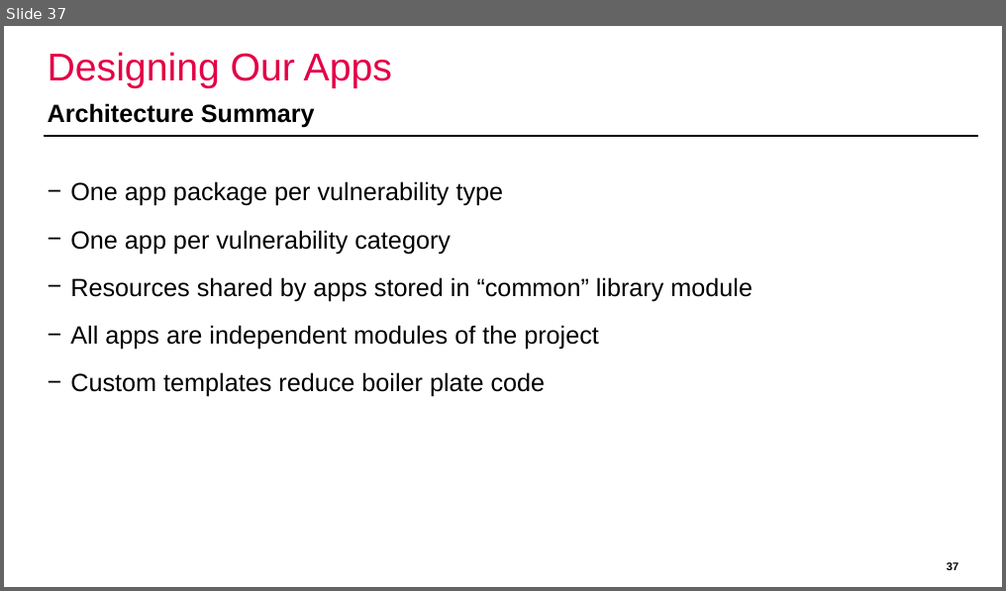
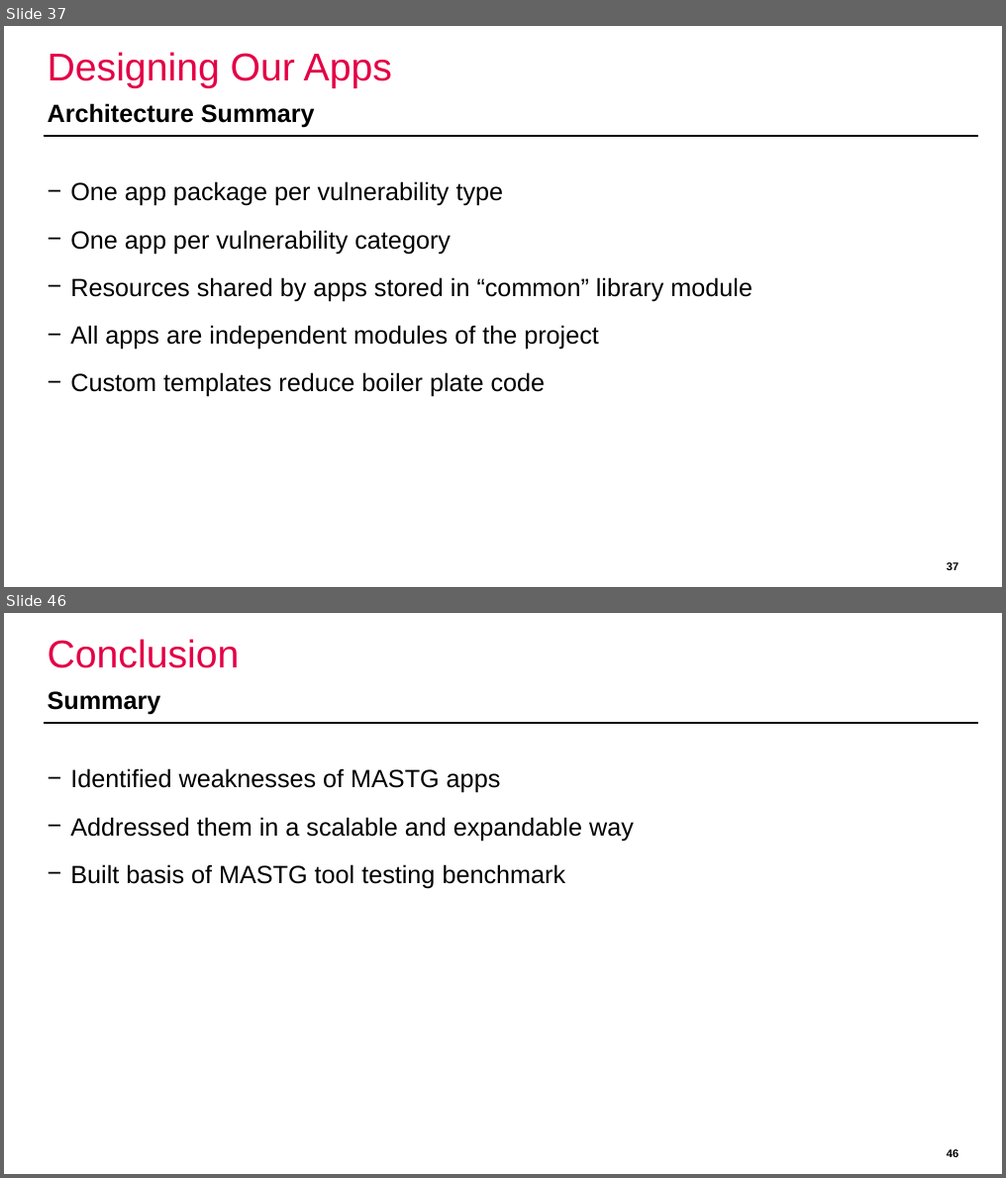
Before and after one commit to domi-cmd/Reference_Application_for_OWASP_MASTG, a slide deck: dev_documents/presentation/ba_thesis_presentation_kronig.pptx. Shown one above the other, each under a label of ours: slide 37 before the commit, slides 37 and 46 after it; the slides between them are not shown. The pictures are 1006x591 and 1006x1178 pixels, drawn with LibreOffice and Linux fonts; fonts in the diff are those of the drawing; background and template pictures are left out. Boxes give left, top, right and bottom in pixels: in the first picture for what was removed or moved away, otherwise in the second. Text is boxed around its words. In the diff, an @@ line names an element or a change of style, - is before the commit and + after.

Commit message:
Added results, outlook and conclusion section to my powerpoint. Now only the Introduction is missing. Test run shows that powerpoint is vastly too long.

```diff
--- a/dev_documents/presentation/ba_thesis_presentation_kronig.pptx
+++ b/dev_documents/presentation/ba_thesis_presentation_kronig.pptx
@@ slide 46 added at <box>4,613,1002,1174</box>, background #FFFFFF; not listed: 1 template element that a slide beside it also shows @@
@@ title added at <box>48,639,240,668</box>, 28 pt, text #E40046 @@
+Conclusion
@@ text added at <box>48,691,161,715</box>, 18 pt, text #000000, bold @@
+Summary
@@ text added at <box>70,768,634,888</box>, 18 pt, text #000000 @@
+− Identified weaknesses of MASTG apps
+− Addressed them in a scalable and expandable way
+− Built basis of MASTG tool testing benchmark
@@ page number added at <box>946,1149,958,1159</box>, 8 pt, text #000000, bold @@
+46
```
Also in this commit, not shown: 10 other slides added, 3 slides removed.
